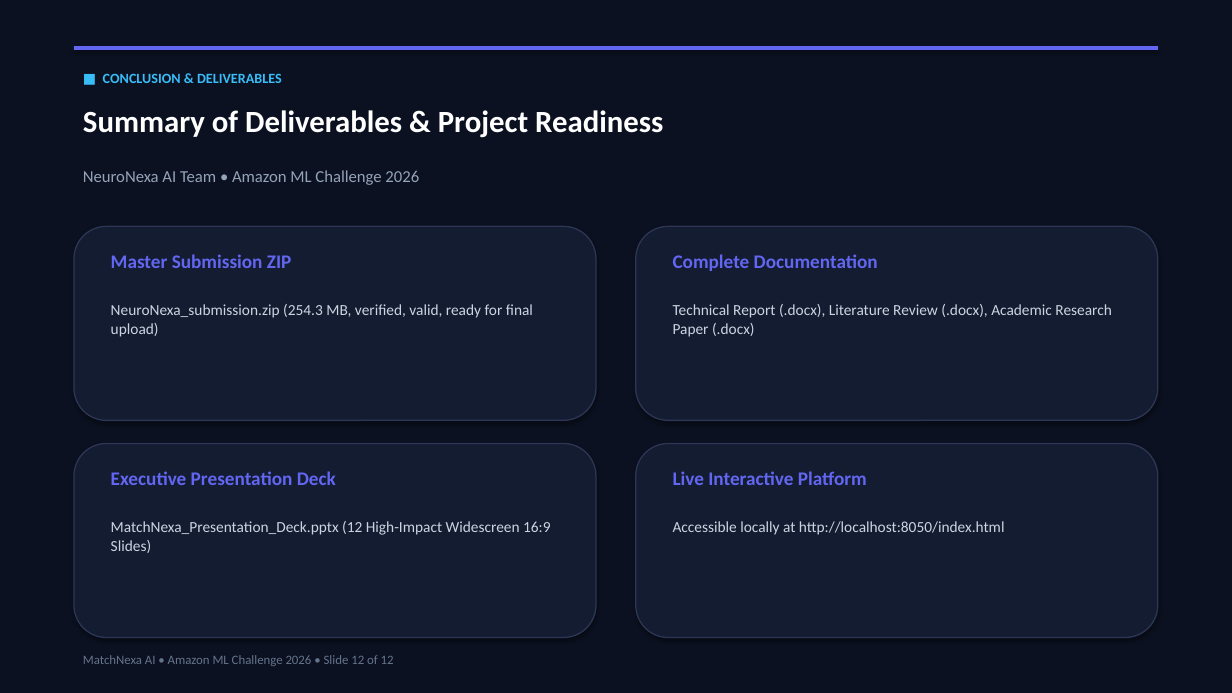
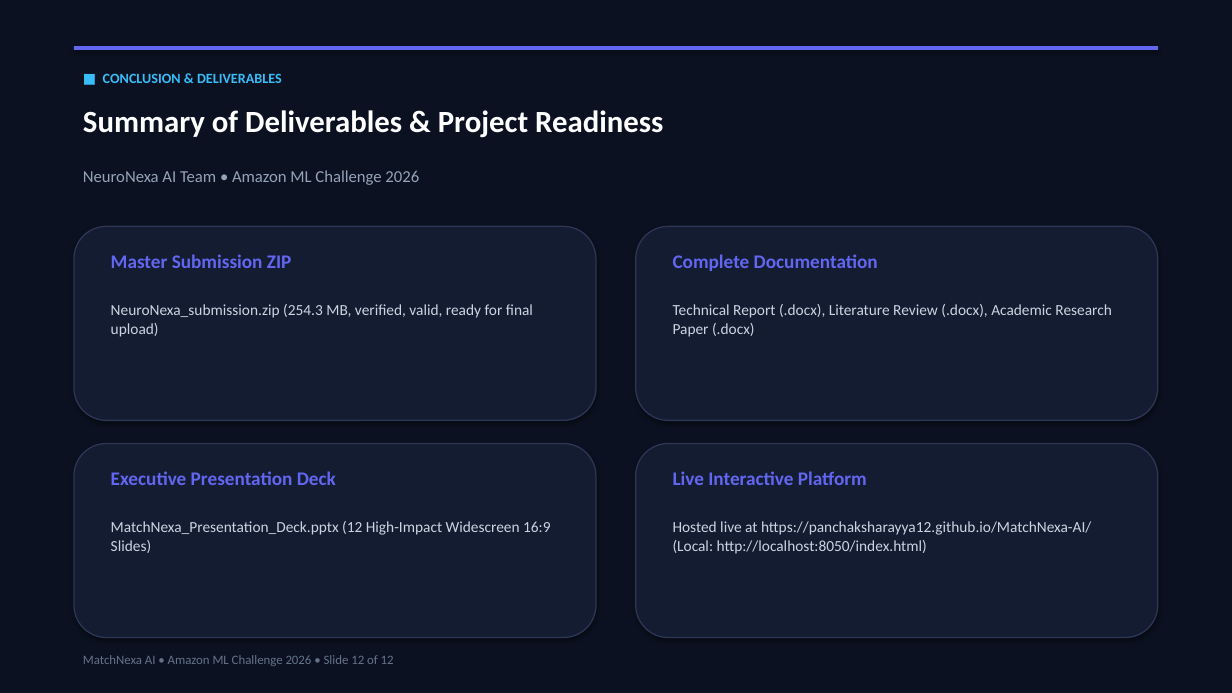
Before and after one commit to panchaksharayya12/MatchNexa-AI, a slide deck: slide 12 of MatchNexa_Presentation_Deck.pptx. Drawn at 1232x693 pixels with LibreOffice and Linux fonts; fonts in the diff are those of the drawing. Boxes give left, top, right and bottom in pixels: in the first picture for what was removed or moved away, otherwise in the second. Text is boxed around its words. In the diff, an @@ line names an element or a change of style, - is before the commit and + after.

Commit message:
Update live platform link to https://panchaksharayya12.github.io/MatchNexa-AI/ across documentation and presentation deliverables

```diff
--- a/MatchNexa_Presentation_Deck.pptx
+++ b/MatchNexa_Presentation_Deck.pptx
@@ text at box(673, 521, 1091, 554): text changed @@
-Accessible locally at http://localhost:8050/index.html
+Hosted live at https://panchaksharayya12.github.io/MatchNexa-AI/ (Local: http://localhost:8050/index.html)
```
Also in this commit, not shown: 1 other slide changed, 6 other files.
